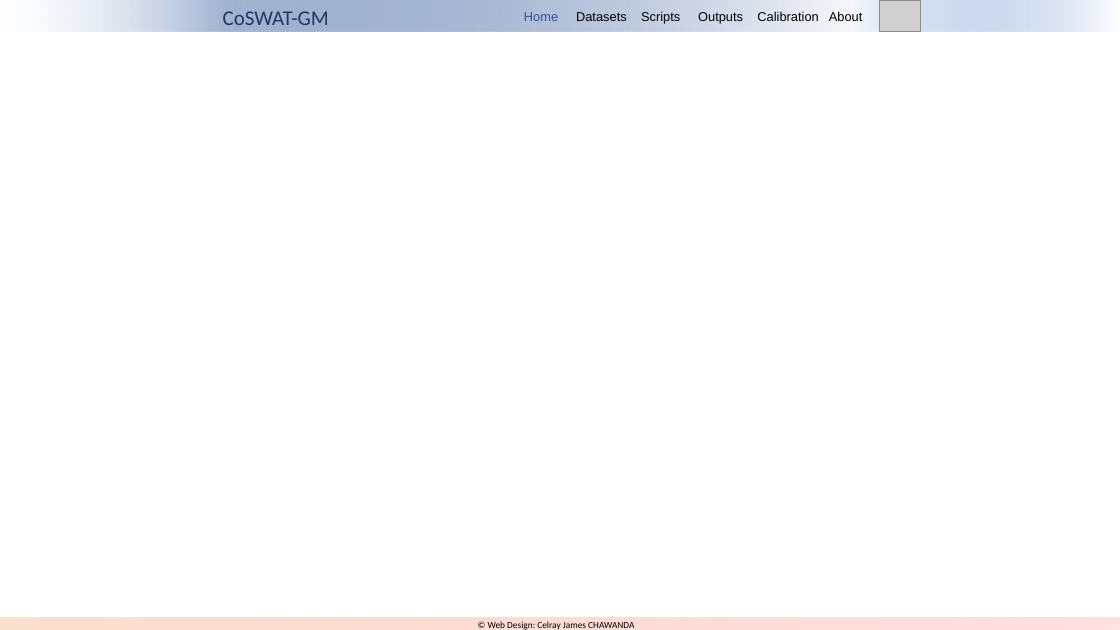
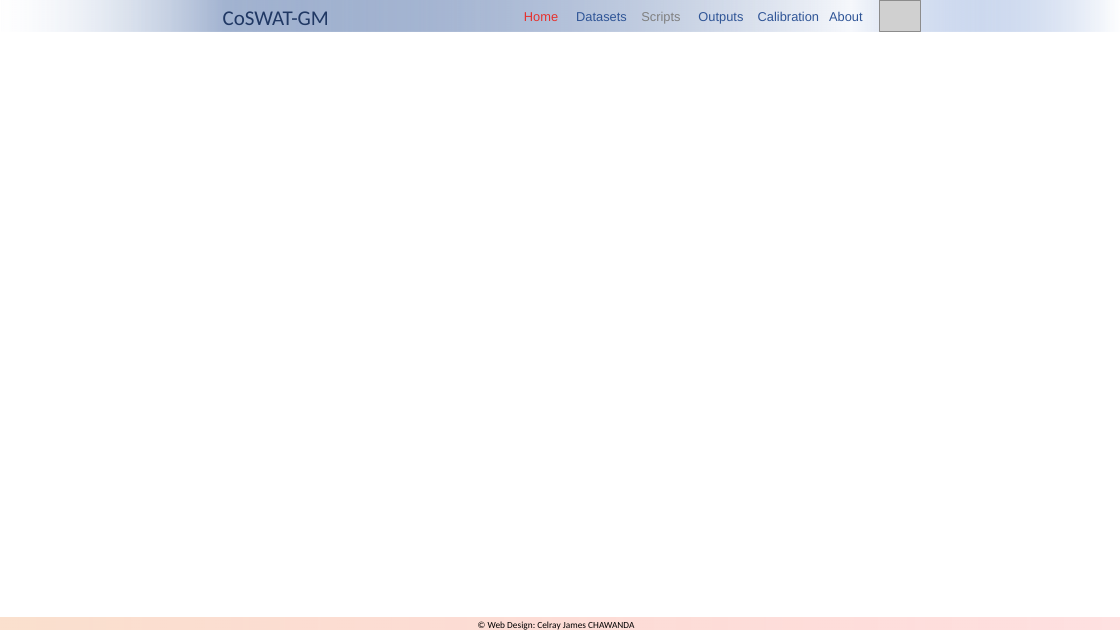
Before and after one commit to celray/coswat, a slide deck: slide 2 of assets/other/design.pptx (slide 1 before the commit). Drawn at 1120x630 pixels with LibreOffice and Linux fonts; fonts in the diff are those of the drawing; grey boxes stand for pictures; background and template pictures are left out. Boxes give left, top, right and bottom in pixels: in the first picture for what was removed or moved away, otherwise in the second. Text is boxed around its words. In the diff, an @@ line names an element or a change of style, - is before the commit and + after.

```diff
--- a/assets/other/design.pptx
+++ b/assets/other/design.pptx
@@ text "Home Datasets Scripts Outputs Calibration ..." at [524, 11, 863, 24]: text colour #2F5597 to #E6322E in "Home"; text colour #000000 to #2F5597 in "Datasets Outputs Calibration About"; text colour #000000 to #808080 in "Scripts" @@
```
Also in this commit, not shown: 4 slides added, 42 other files.
